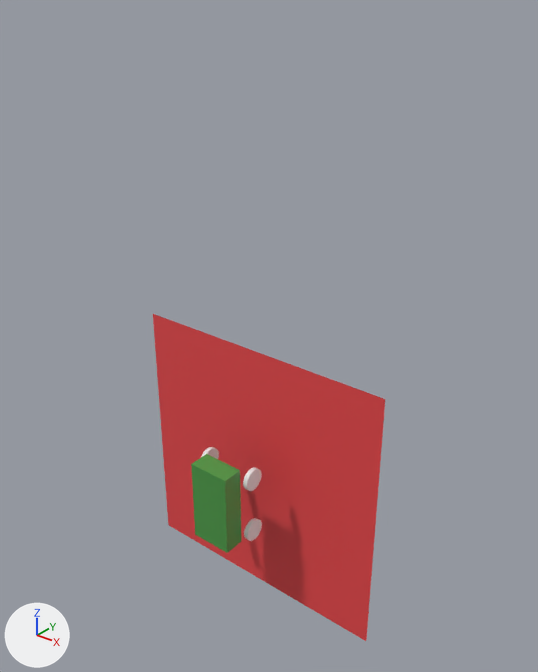
The glTF model views/public/essai.gltf as it was, and as the next commit left it.
Camera for both pictures: a 50 mm camera at (18.9, -22.7, 21.6) aimed at (0.9, -0.2, 7.7). Lighting does not change. The marker at lower left points along +X, +Y and +Z. Vertices at the same position are counted once.

Names of what the first picture shows: 'Cube', 'Plane', 'wBR', 'wLF', 'wRF'.
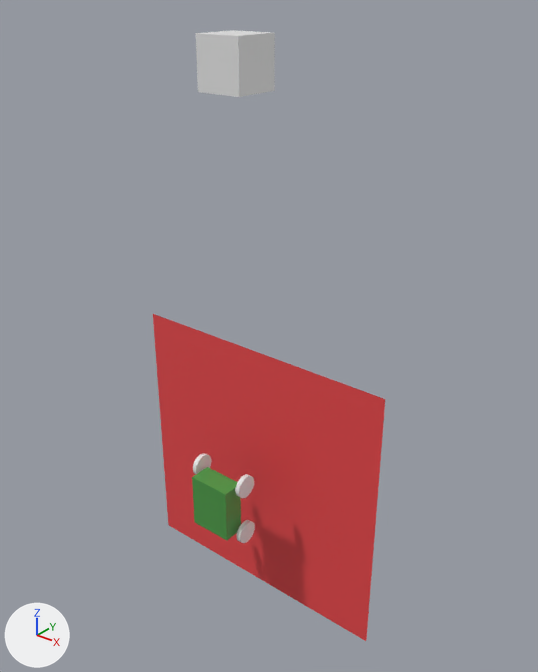
What changed in the scene script:
```text
Change me_cube:
    where me_cube.from_pydata(...)  # 8 vertices, 12 faces; spans x -1.0..1.0, y -0.5..0.5, z -2.0..2.0
    used by ob_cube; location = (0.0, -2.86, 0.0)
    me_cube part 1: the whole mesh is scaled about its middle by (1, 1, 0.642)
Add me_cube_001:
    me_cube_001.from_pydata(...)  # a box spanning x -1.0..1.0, y -1.0..1.0, z -1.0..1.0
Change ob_wlf:
    ob_wlf.location: (-1.31, -1.86, 1.36) -> (-1.31, -2.38, 1.27)
Change ob_wrf:
    ob_wrf.location: (1.28, -1.86, 1.36) -> (1.28, -2.38, 1.27)
Change ob_wbr:
    ob_wbr.location: (1.28, -1.86, -1.49) -> (1.28, -2.38, -1.27)
Add ob_obstacle:
    ob_obstacle = bpy.data.objects.new('obstacle', me_cube_001)
    ob_obstacle.location = (0.0, -1.0, 18.74)
```

Location of each change, [x1, y1, x2, y2] in pixels of the pictures (538 x 672 px):
'obstacle', added
    after: [196, 30, 275, 97]
'Cube', mesh rescaled (26% shorter)
    before: [191, 454, 242, 553]
    after: [192, 467, 241, 540]
'wRF', moved
    before: [243, 467, 262, 491]
    after: [235, 474, 254, 498]
'wBR', moved
    before: [244, 518, 262, 541]
    after: [237, 520, 255, 543]
'wLF', moved
    before: [201, 447, 219, 459]
    after: [193, 453, 212, 474]
